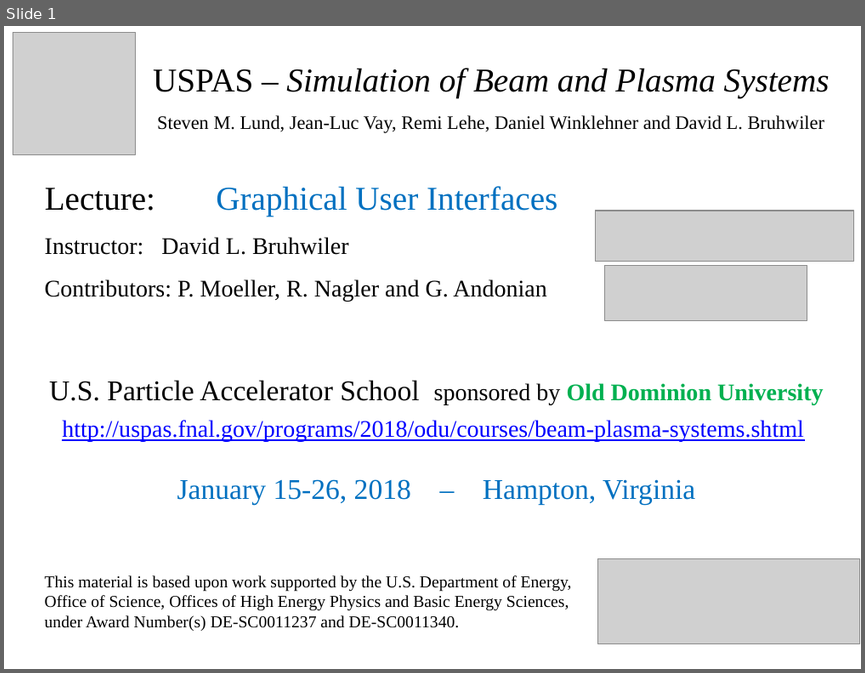
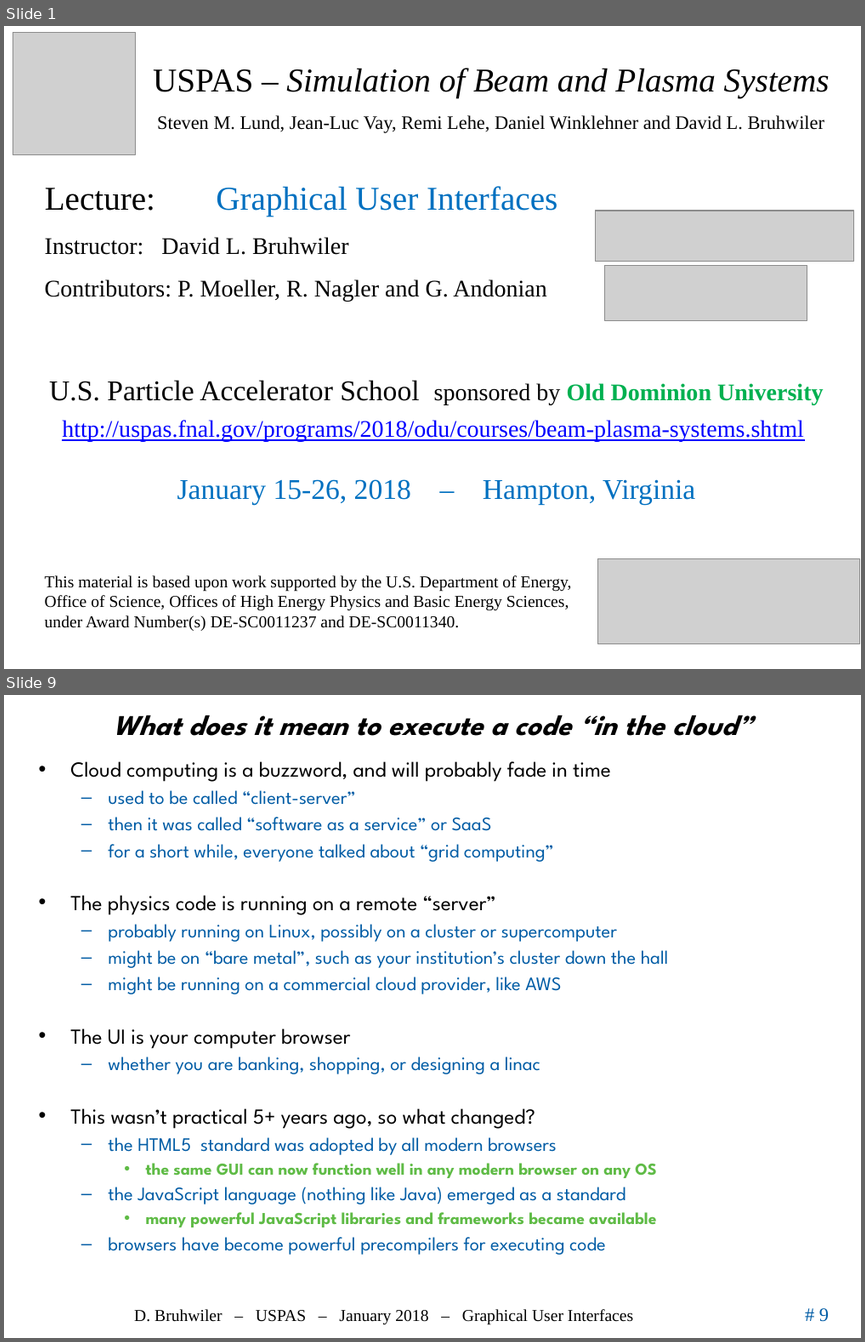
Before and after one commit to uspas/simbeamplasma18, a slide deck: gui/03_GUI.pptx. Shown one above the other, each under a label of ours: slide 1 before the commit, slides 1 and 9 after it; the slides between them are not shown. The pictures are 865x673 and 865x1342 pixels, drawn with LibreOffice and Linux fonts; fonts in the diff are those of the drawing; grey boxes stand for pictures; background and template pictures are left out. Boxes give left, top, right and bottom in pixels: in the first picture for what was removed or moved away, otherwise in the second. Text is boxed around its words. In the diff, an @@ line names an element or a change of style, - is before the commit and + after.

```diff
--- a/gui/03_GUI.pptx
+++ b/gui/03_GUI.pptx
@@ slide 9 added at <box>4,695,861,1338</box>, background #FFFFFF @@
@@ title added at <box>113,715,752,736</box>, 24 pt, text #000000, bold, italic @@
+What does it mean to execute a code “in the cloud”
@@ text added at <box>70,761,669,1254</box>, 16 pt, text #005CA5 @@
+• Cloud computing is a buzzword, and will probably fade in time
+  – used to be called “client-server”
+  – then it was called “software as a service” or SaaS
+  – for a short while, everyone talked about “grid computing”
+• The physics code is running on a remote “server”
+  – probably running on Linux, possibly on a cluster or supercomputer
+  – might be on “bare metal”, such as your institution’s cluster down the hall
+  – might be running on a commercial cloud provider, like AWS
+• The UI is your computer browser
+  – whether you are banking, shopping, or designing a linac
+• This wasn’t practical 5+ years ago, so what changed?
+  – the HTML5 standard was adopted by all modern browsers
+    • the same GUI can now function well in any modern browser on any OS
+  – the JavaScript language (nothing like Java) emerged as a standard
+    • many powerful JavaScript libraries and frameworks became available
+  – browsers have become powerful precompilers for executing code
@@ rectangle added at <box>75,1291,260,1329</box>, fill #FFFFFF, outline #FFFFFF 2 pt @@
@@ text added at <box>134,1309,633,1325</box>, 14 pt, text #000000 @@
+D. Bruhwiler – USPAS – January 2018 – Graphical User Interfaces
@@ page number added at <box>819,1308,828,1321</box>, 16 pt, text #005CA5 @@
+# 9
```
Also in this commit, not shown: 8 slides changed, 1 other slide added, 1 slide removed.
